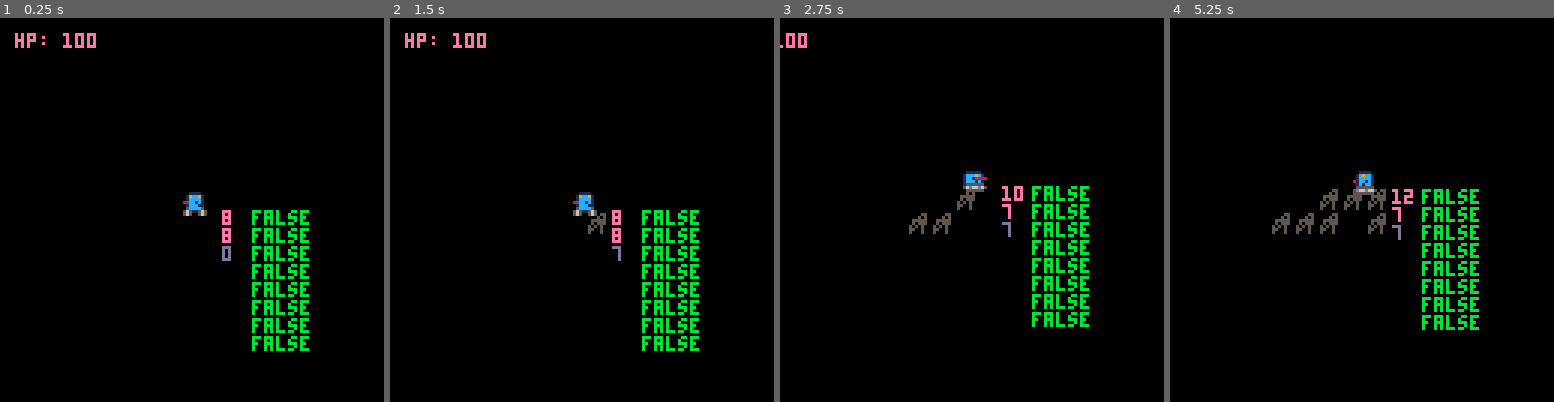
Above: before the commit, frames 1-4 (left to right).
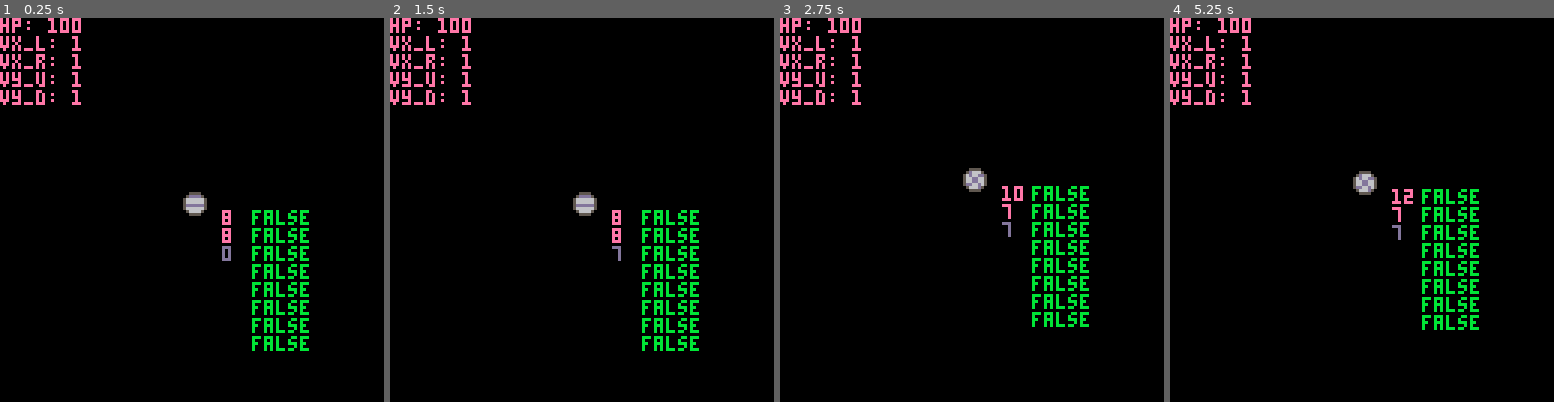
Above: after the commit, the same moments.

Repository: malubis/The-legend-of-Metroid
Game: PICO-8 cartridge legend_of_metroid.p8
Two runs of this game, one before a commit and one after it. Both use one fixed random seed, a clock stepped at 60 frames per second and the inputs below.
Inputs:
- Up to frame 1 (0.25 s): no input
- Up to frame 2 (1.5 s): tap O (Z key) at 0.7 s
- Up to frame 3 (2.75 s): hold Right 1.6-2.1 s; tap O (Z key) at 1.7, 2.1, 2.5 s; hold Up 2.15-2.42 s; hold Right from 2.47 s (still down)
- Up to frame 4 (5.25 s): tap O (Z key) every 0.4 s from 2.9 to 4.9 s; release Right at 3.03 s; hold Left 3.08-3.58 s; hold Down 3.63-3.97 s; hold Right 4.02-4.68 s; hold Up 4.73-5.03 s; hold Left from 5.08 s (still down)

The runs differ from the first frame. In frame 1, 2.0% of the frame differs, in the area x 0-54%, y 0-52%; in frame 2, 2.1%; in frame 3, 2.1%; in frame 4, 2.6%, in the area x 0-57%, y 0-57%.

Commit message:
spike + collision

Diff:
--- a/legend_of_metroid.p8
+++ b/legend_of_metroid.p8
@@ -15,8 +15,10 @@
   y  =  64,
   celx = 0,
   cely = 0,
-  vx =   1,
-  vy =   1,
+  vx_l = 1,
+  vx_r = 1,
+  vy_u = 1,
+  vy_d = 1,
   aframes = {
    { 1,  2,  3, 2},
    {17, 18, 19, 18},
@@ -46,19 +48,39 @@
  -- player movement
  -- and animation state
  if (btn(0)) then
-  player.x -= player.vx
+  player.x -= player.vx_l
   player.astate = 2
+  if fget(mget(player.celx-1,player.cely),0) == true then
+   player.vx_l = 0
+   else
+   player.vx_l = 1
+  end
  elseif (btn(1)) then
-  player.x += player.vx
+  player.x += player.vx_r
   player.astate = 3
+  if fget(mget(player.celx+1,player.cely),0) == true then
+   player.vx_r = 0
+   else
+   player.vx_r = 1
+  end
  end
 
  if (btn(2)) then
-  player.y -= player.vy
+  player.y -= player.vy_u
   player.astate = 4
+  if fget(mget(player.celx,player.cely-1),0) == true then
+   player.vy_u = 0
+   else
+   player.vy_u = 1
+  end
  elseif (btn(3)) then
-  player.y += player.vy
+  player.y += player.vy_d
   player.astate = 1
+  if fget(mget(player.celx,player.cely+1),0) == true then
+   player.vy_d = 0
+   else
+   player.vy_d = 1
+  end
  end
 
  -- player map coords
@@ -100,13 +122,12 @@
 
 
  -- spike collision
- if fget(mget(player.celx,player.cely),0) == true then
-  player.hp -= 10
+ if fget(mget(player.celx,player.cely),1) == true then
+  player.hp -= 1
   if player.hp < 0 then
    player.hp = 0
   end
  end
-
 
 
 
@@ -141,7 +162,7 @@
 
  draw_debug_player()
 
- --draw_debug_anim()
+-- draw_debug_anim()
 end
 
 function draw_debug_anim()
@@ -173,7 +194,26 @@
  )
  end
 
- print("hp: "..player.hp,5,5,14)
+ print("hp: "..player.hp,
+        cam.x-cam.x_offset,
+        cam.y-cam.y_offset,
+        14)
+ print("vx_l: "..player.vx_l,
+        cam.x-cam.x_offset,
+        (cam.y-cam.y_offset)+6,
+        14)
+ print("vx_r: "..player.vx_r,
+        cam.x-cam.x_offset,
+        (cam.y-cam.y_offset)+12,
+        14)
+ print("vy_u: "..player.vy_u,
+        cam.x-cam.x_offset,
+        (cam.y-cam.y_offset)+18,
+        14)
+ print("vy_d: "..player.vy_d,
+        cam.x-cam.x_offset,
+        (cam.y-cam.y_offset)+24,
+        14)
 end
 
 
Not shown, changed: 32 lines of the sprite sheet (__gfx__) section of legend_of_metroid.p8
Not shown, changed: the sound effects (__sfx__) section of legend_of_metroid.p8
